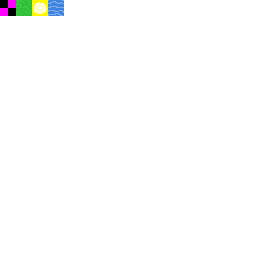
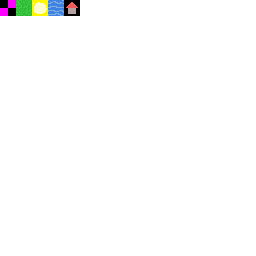
Before/after of a 256px x 256px layered artwork. What changed in the layer stack:
added group "City" with 3 layers above "Water" over [64, 0, 80, 16]
added layer "Roof" in group "City" over [64, 1, 80, 16]
added layer "House" in group "City" over [64, 1, 80, 16]
added layer "Back" (1st of 5, in "City") in group "City" over [64, 0, 80, 16]
